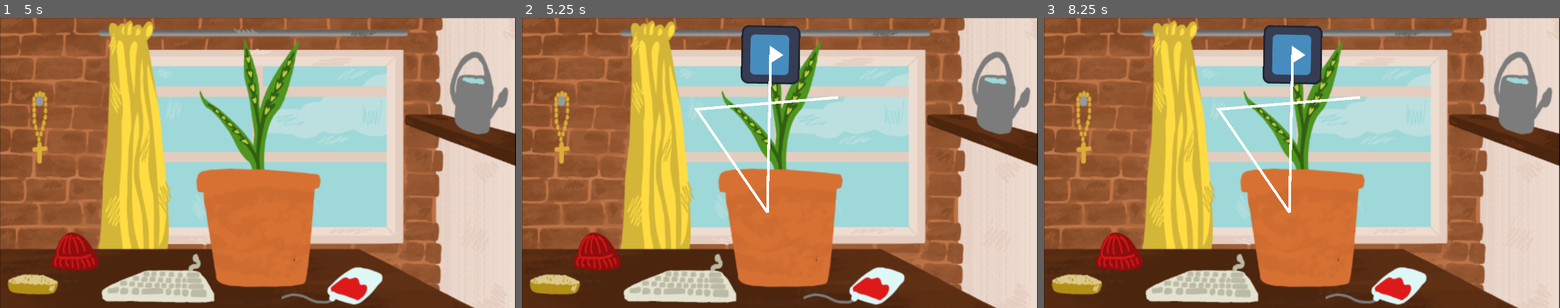
Above: before the commit, frames 1-3 (left to right).
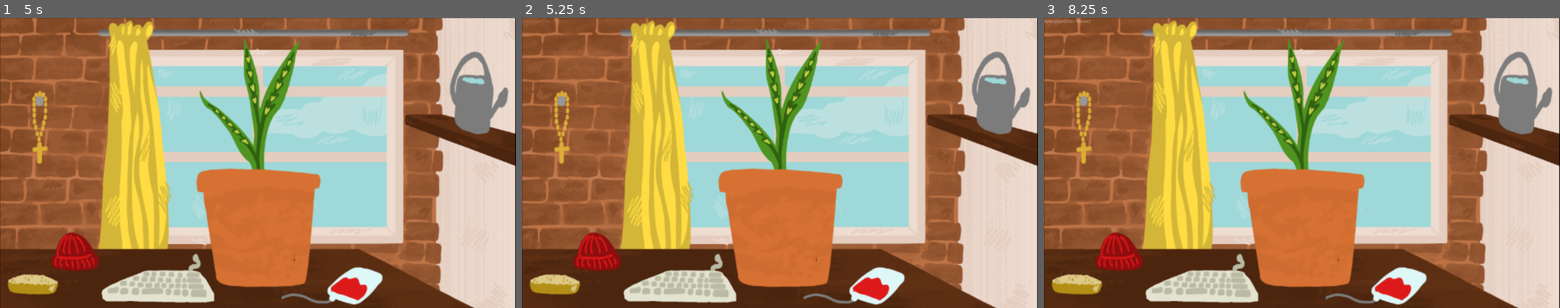
Above: after the commit, the same moments.

Repository: ValetNoir/enjam2025
Game: Godot game, scene res://scenes/mainScene.tscn
Two runs of this game, one before a commit and one after it. Both use one fixed random seed, a clock stepped at 60 frames per second and the inputs below. After the commit the project has no main scene; this scene is started directly in both runs. The engine's default icon, where the game draws it, is replaced by a stand-in: a white triangle on a blue panel in a dark square.
Inputs (mouse positions are in pixels of both pictures, inside the frame that each line leads up to):
- Up to frame 1 (5 s): tap Enter at 0.5, 2, 3.5 s; move the mouse to (371, 148) at 0.52 s; press the mouse at (371, 148) at 0.53 s; tap Space at 1.25, 2.75, 4.25 s; move the mouse to (154, 177) at 1.27 s; release the mouse at (154, 177) at 1.28 s; click (154, 177) at 1.35 s; move the mouse to (309, 99) at 2.02 s; press the mouse at (309, 99) at 2.03 s; move the mouse to (232, 221) at 2.77 s; release the mouse at (232, 221) at 2.78 s; click (232, 221) at 2.85 s; move the mouse to (412, 206) at 3.52 s; press the mouse at (412, 206) at 3.53 s; move the mouse to (103, 119) at 4.27 s; release the mouse at (103, 119) at 4.28 s; click (103, 119) at 4.35 s
- Up to frame 2 (5.25 s): move the mouse to (805, 163) at 5.02 s; press the mouse at (805, 163) at 5.03 s
- Up to frame 3 (8.25 s): move the mouse to (1291, 55) at 5.77 s; release the mouse at (1291, 55) at 5.78 s; click (1291, 55) at 5.85 s; press the mouse at (1291, 55) at 6.53 s; release the mouse at (1291, 55) at 7.28 s; click (1291, 55) at 7.35 s; press the mouse at (1291, 55) at 8.03 s

Frame 1 is identical in both runs. In frame 2, 3.0% of the frame differs, in the area x 33-62%, y 2-68%; in frame 3, 3.0%, in the area x 0-62%, y 0-68%.

Commit message:
added all triggers on main scene

Diff:
--- a/project.godot
+++ b/project.godot
@@ -11,7 +11,6 @@
 [application]
 
 config/name="plantplantcrunchcrunch"
-run/main_scene="uid://hvs1yswhbt2s"
 config/features=PackedStringArray("4.5", "GL Compatibility")
 config/icon="res://art/icon.svg"
 run/size/viewport_width=1
@@ -25,6 +24,7 @@
 
 window/size/viewport_width=1920
 window/size/viewport_height=1080
+window/size/mode=1
 window/stretch/mode="viewport"
 
 [input]
--- /dev/null
+++ b/scenes/base_mechanics/computerTyping.tscn
@@ -0,0 +1,11 @@
+[gd_scene load_steps=3 format=3 uid="uid://dq4khbqrbmc84"]
+
+[ext_resource type="Script" uid="uid://d0tx2vyl2tf68" path="res://scripts/solution.gd" id="1_6tkmx"]
+[ext_resource type="PackedScene" uid="uid://4dpskel2qhru" path="res://scenes/base_mechanics/textTyper.tscn" id="2_pf55w"]
+
+[node name="ComputerTyping" type="Node"]
+script = ExtResource("1_6tkmx")
+
+[node name="TextTyper" parent="." instance=ExtResource("2_pf55w")]
+
+[connection signal="sentenceCompleted" from="TextTyper" to="." method="finish"]
--- a/scenes/mainScene.tscn
+++ b/scenes/mainScene.tscn
@@ -1,9 +1,10 @@
-[gd_scene load_steps=5 format=3 uid="uid://d3f1hiiwkltqs"]
+[gd_scene load_steps=6 format=3 uid="uid://bsl0fyk1ux4ph"]
 
 [ext_resource type="Texture2D" uid="uid://8eamavqxeex6" path="res://art/plante.png" id="1_8ifl6"]
 [ext_resource type="Script" uid="uid://6u5mlf5makju" path="res://scripts/plantActivityTrigger.gd" id="2_twn0q"]
-[ext_resource type="PackedScene" uid="uid://di1ssyrwwp7as" path="res://scenes/tools/priere.tscn" id="3_hhxvm"]
+[ext_resource type="PackedScene" path="res://scenes/tools/priere.tscn" id="3_hhxvm"]
 [ext_resource type="PackedScene" uid="uid://dpel28tagyukw" path="res://scenes/problem.tscn" id="3_twn0q"]
+[ext_resource type="PackedScene" uid="uid://dq4khbqrbmc84" path="res://scenes/base_mechanics/computerTyping.tscn" id="4_w16ng"]
 
 [node name="MainScene" type="Node2D"]
 
@@ -11,15 +12,6 @@
 position = Vector2(963.49994, 536.5001)
 scale = Vector2(3.1066065, 3.1186867)
 texture = ExtResource("1_8ifl6")
-
-[node name="plantActivityTrigger" type="Area2D" parent="." node_paths=PackedStringArray("linkedProblem")]
-script = ExtResource("2_twn0q")
-linkedProblem = NodePath("../Problems/Soif")
-linkedSolution = ExtResource("3_hhxvm")
-
-[node name="CollisionPolygon2D" type="CollisionPolygon2D" parent="plantActivityTrigger"]
-position = Vector2(59, 544)
-polygon = PackedVector2Array(702, 400, 753, 517, 330, 511, 307, 468, 488, 390)
 
 [node name="Problems" type="Node" parent="."]
 
@@ -46,3 +38,59 @@
 [node name="Faim" parent="Problems" instance=ExtResource("3_twn0q")]
 unlock_time = 90
 reload_time = 30
+
+[node name="Triggers" type="Node" parent="Problems"]
+
+[node name="plantActivityTrigger" type="Area2D" parent="Problems/Triggers" node_paths=PackedStringArray("linkedProblem")]
+script = ExtResource("2_twn0q")
+linkedProblem = NodePath("../../Triste")
+linkedSolution = ExtResource("4_w16ng")
+
+[node name="clavier" type="CollisionPolygon2D" parent="Problems/Triggers/plantActivityTrigger"]
+position = Vector2(59, 544)
+polygon = PackedVector2Array(702, 400, 753, 517, 330, 511, 307, 468, 488, 390)
+
+[node name="plantActivityTrigger2" type="Area2D" parent="Problems/Triggers" node_paths=PackedStringArray("linkedProblem")]
+script = ExtResource("2_twn0q")
+linkedProblem = NodePath("../../Sombre")
+linkedSolution = ExtResource("3_hhxvm")
+
+[node name="chapelet" type="CollisionPolygon2D" parent="Problems/Triggers/plantActivityTrigger2"]
+position = Vector2(-245, 12)
+polygon = PackedVector2Array(371, 569, 316, 340, 393, 184, 468, 327, 461, 488)
+
+[node name="plantActivityTrigger3" type="Area2D" parent="Problems/Triggers" node_paths=PackedStringArray("linkedProblem")]
+script = ExtResource("2_twn0q")
+linkedProblem = NodePath("../../Soif")
+linkedSolution = ExtResource("4_w16ng")
+
+[node name="arrosoir" type="CollisionPolygon2D" parent="Problems/Triggers/plantActivityTrigger3"]
+position = Vector2(-245, 12)
+polygon = PackedVector2Array(1943, 415, 1900, 175, 2018, 87, 2142, 224, 2125, 441)
+
+[node name="plantActivityTrigger4" type="Area2D" parent="Problems/Triggers" node_paths=PackedStringArray("linkedProblem")]
+script = ExtResource("2_twn0q")
+linkedProblem = NodePath("../../Faible")
+linkedSolution = ExtResource("3_hhxvm")
+
+[node name="sang" type="CollisionPolygon2D" parent="Problems/Triggers/plantActivityTrigger4"]
+position = Vector2(-691, 638)
+polygon = PackedVector2Array(1876, 391, 2005, 267, 2149, 314, 2020, 451)
+
+[node name="plantActivityTrigger5" type="Area2D" parent="Problems/Triggers" node_paths=PackedStringArray("linkedProblem")]
+script = ExtResource("2_twn0q")
+linkedProblem = NodePath("../../Froid")
+linkedSolution = ExtResource("3_hhxvm")
+
+[node name="bonnet" type="CollisionPolygon2D" parent="Problems/Triggers/plantActivityTrigger5"]
+position = Vector2(-1733, 512)
+polygon = PackedVector2Array(2123, 432, 1892, 432, 1952, 282, 2061, 282)
+
+[node name="plantActivityTrigger6" type="Area2D" parent="Problems/Triggers" node_paths=PackedStringArray("linkedProblem")]
+script = ExtResource("2_twn0q")
+linkedProblem = NodePath("../../Faim")
+linkedSolution = ExtResource("3_hhxvm")
+
+[node name="tartine" type="CollisionPolygon2D" parent="Problems/Triggers/plantActivityTrigger6"]
+position = Vector2(-1883, 608)
+polygon = PackedVector2Array(2127, 428, 1898, 424, 1904, 349, 1998, 339, 2092, 353)
--- a/scripts/textTyper.gd
+++ b/scripts/textTyper.gd
@@ -12,11 +12,6 @@
 
 func _ready() -> void:
 	pickWord()
-
-
-func _process(delta: float) -> void:
-	if selectedWord == "":
-		pickWord()
 
 
 func pickWord() -> void:
